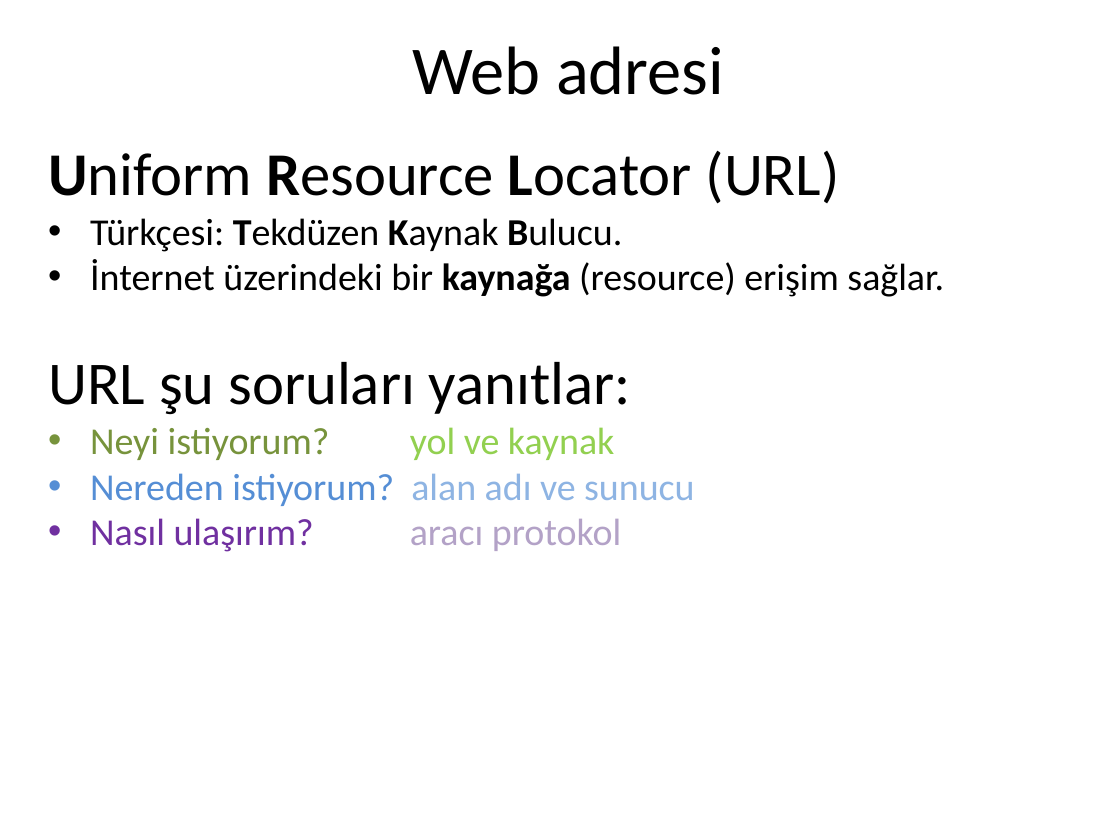
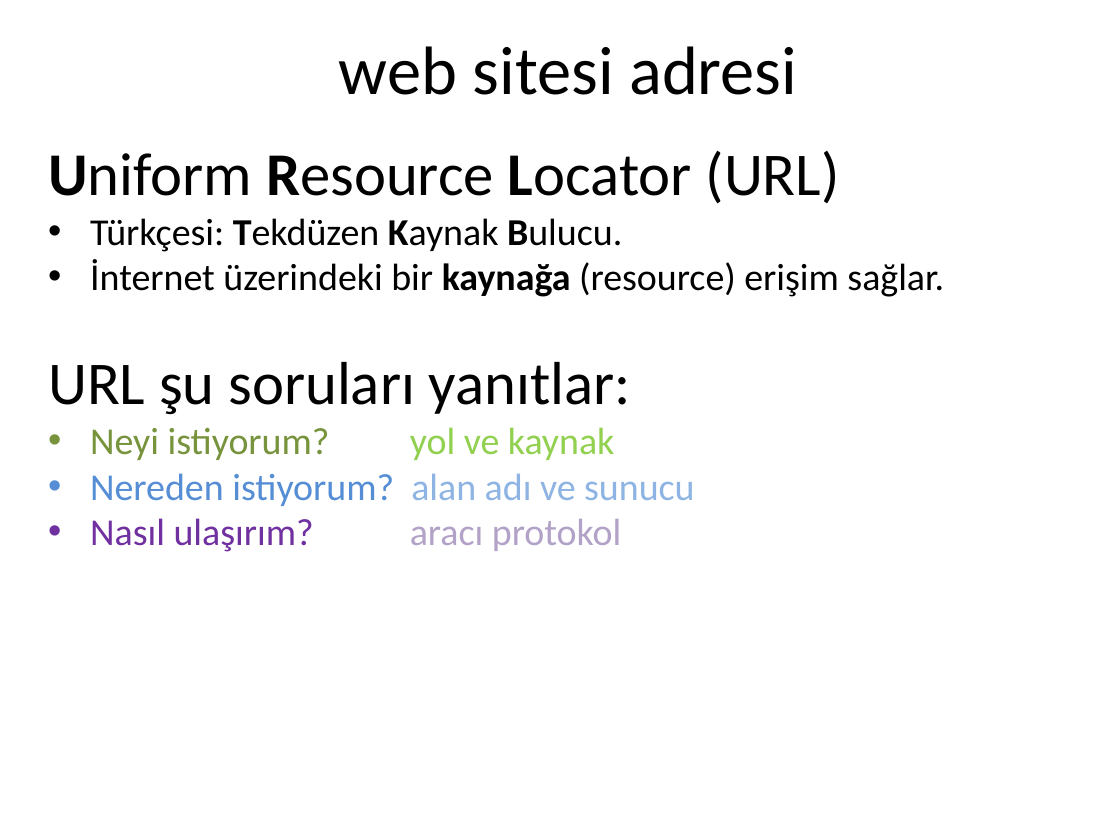
Before and after one commit to cemmerven/attrac, a slide deck: slide 2 of AttendanceTracker/Web Adresi.pptx (slide 1 before the commit). Drawn at 1120x840 pixels with LibreOffice and Linux fonts; fonts in the diff are those of the drawing. Boxes give left, top, right and bottom in pixels: in the first picture for what was removed or moved away, otherwise in the second. Text is boxed around its words. In the diff, an @@ line names an element or a change of style, - is before the commit and + after.

```diff
--- a/AttendanceTracker/Web Adresi.pptx
+++ b/AttendanceTracker/Web Adresi.pptx
@@ title at <box>339,46,797,95</box>: text changed @@
-Web adresi
+web sitesi adresi
```
Also in this commit, not shown: 4 other slides changed, 1 slide removed, 5 other files.
